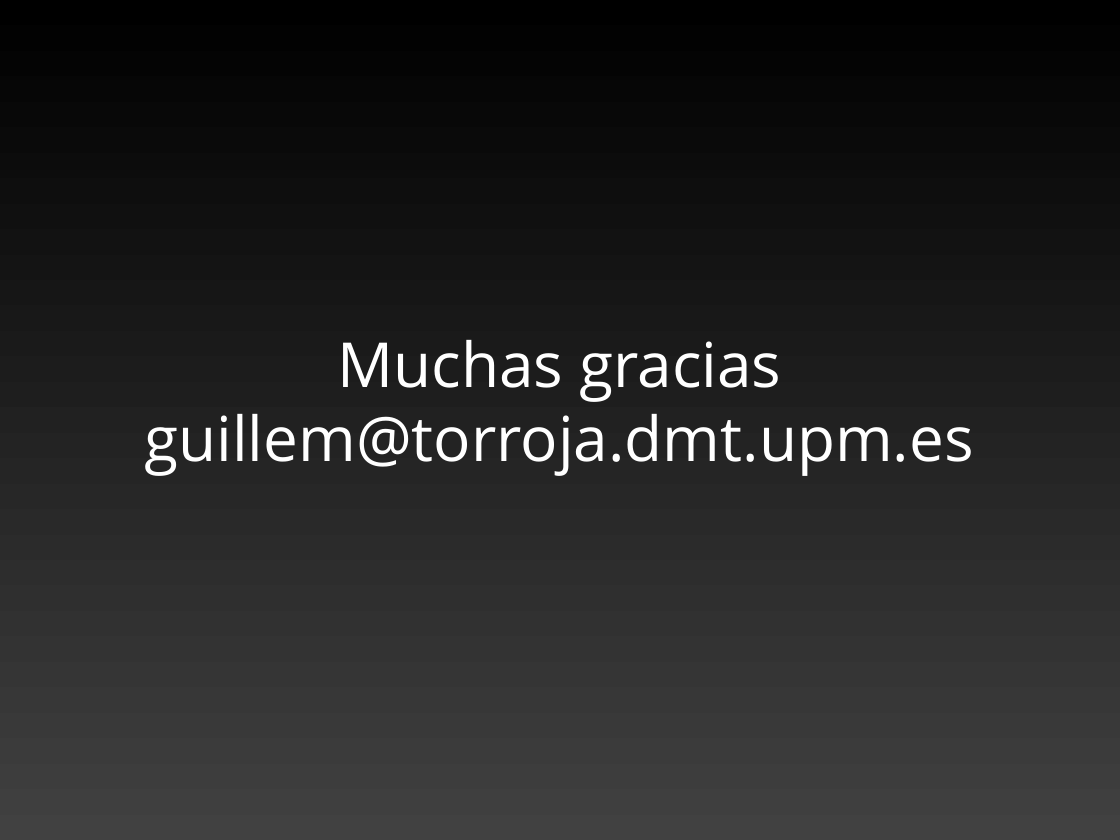
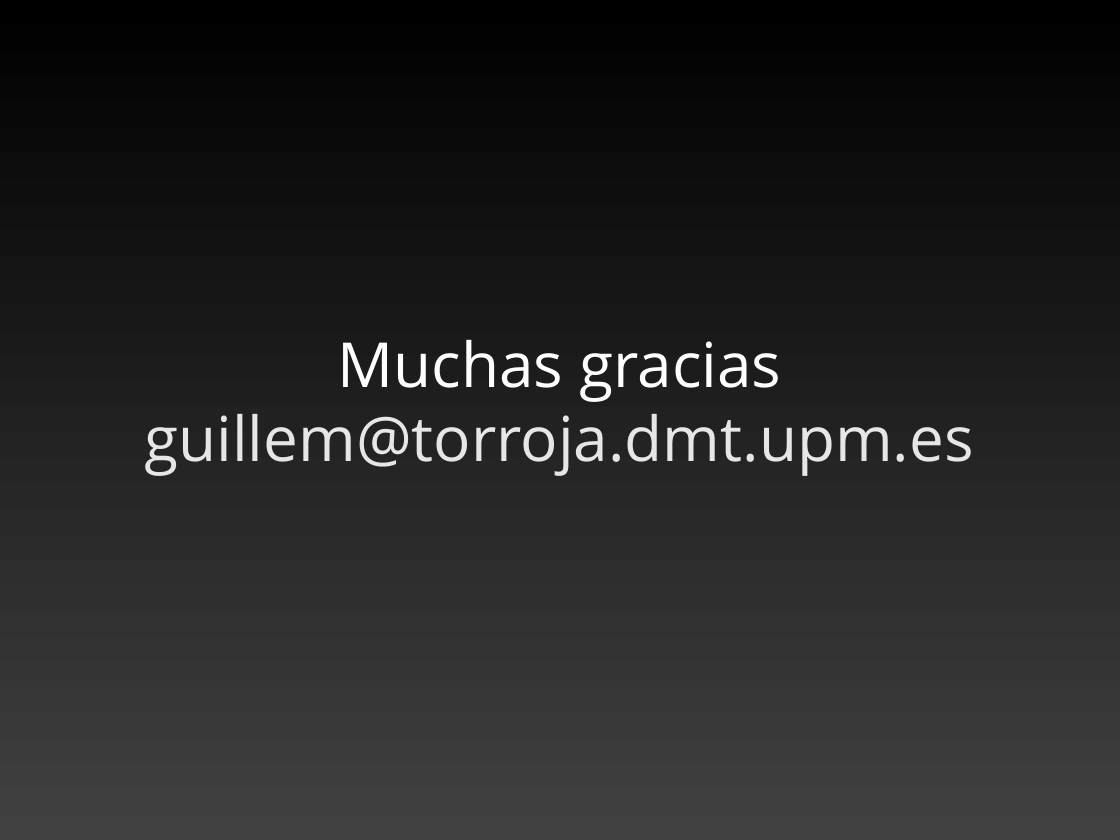
Before and after one commit to guillemborrell/CursoScripting, a slide deck: slide 32 of clases/valencia_2010/valencia_global.odp. Drawn at 1120x840 pixels with LibreOffice and Linux fonts; fonts in the diff are those of the drawing. Boxes give left, top, right and bottom in pixels: in the first picture for what was removed or moved away, otherwise in the second. Text is boxed around its words. In the diff, an @@ line names an element or a change of style, - is before the commit and + after.

```diff
--- a/clases/valencia_2010/valencia_global.odp
+++ b/clases/valencia_2010/valencia_global.odp
@@ title "Muchas gracias guillem@torroja.dmt.upm.es" at box(145, 340, 974, 476): text colour #FFFFFF to #E6E6E6 in "guillem@torroja.dmt.upm.es" @@
```
Also in this commit, not shown: 1 slide added, 1 slide removed, 1 other file.
